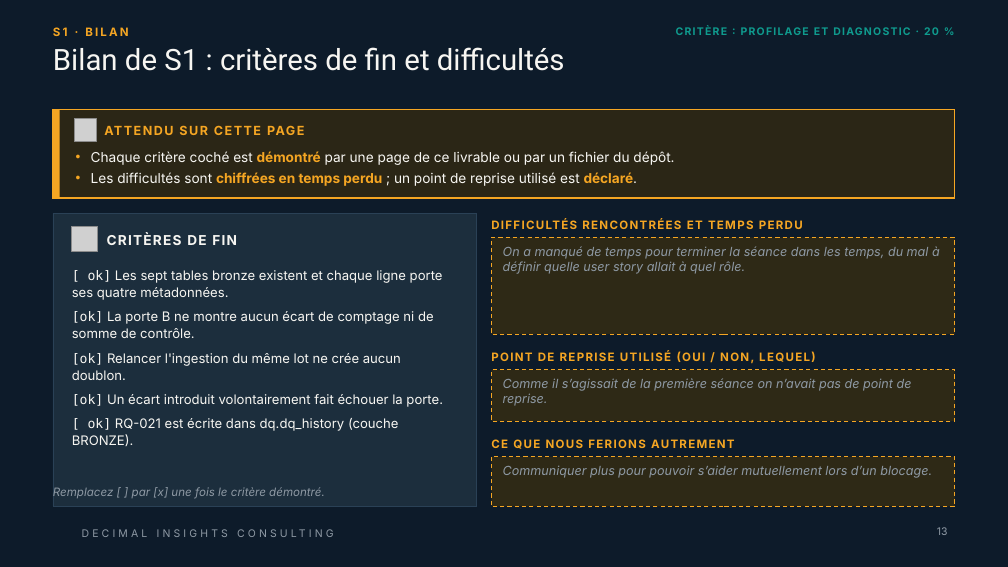
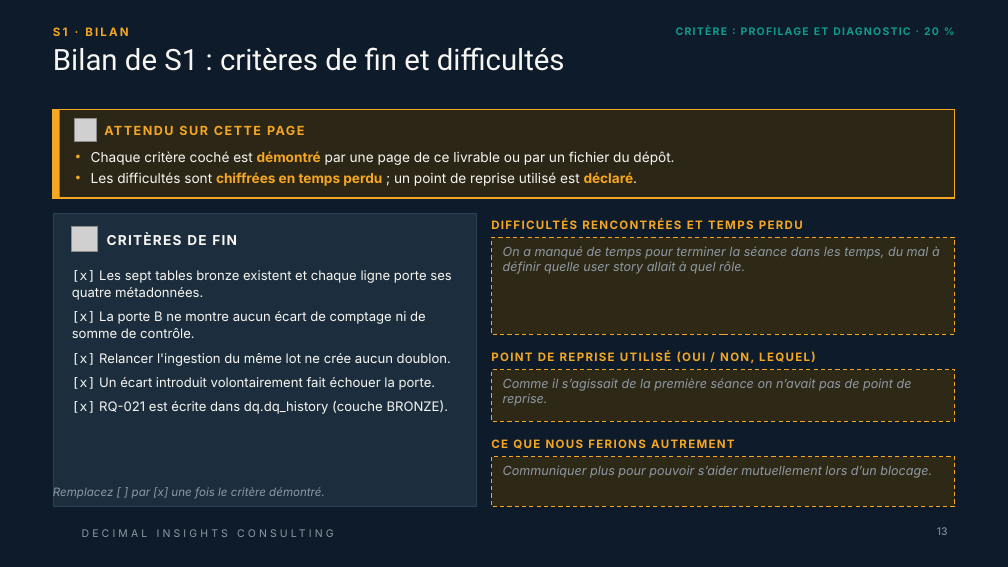
Before and after one commit to ruthabebeneg/td-qualite-g02, a slide deck: slide 13 of livrables/Livrable_Groupe_TD_AssurConnect.pptx. Drawn at 1008x567 pixels with LibreOffice and Linux fonts; fonts in the diff are those of the drawing; grey boxes stand for pictures; background and template pictures are left out. Boxes give left, top, right and bottom in pixels: in the first picture for what was removed or moved away, otherwise in the second. Text is boxed around its words. In the diff, an @@ line names an element or a change of style, - is before the commit and + after.

```diff
--- a/livrables/Livrable_Groupe_TD_AssurConnect.pptx
+++ b/livrables/Livrable_Groupe_TD_AssurConnect.pptx
@@ text at [72, 270, 451, 414]: text changed @@
-[ ok] Les sept tables bronze existent et chaque ligne porte ses quatre métadonnées.
-[ok] La porte B ne montre aucun écart de comptage ni de somme de contrôle.
-[ok] Relancer l'ingestion du même lot ne crée aucun doublon.
-[ok] Un écart introduit volontairement fait échouer la porte.
-[ ok] RQ-021 est écrite dans dq.dq_history (couche BRONZE).
+[x] Les sept tables bronze existent et chaque ligne porte ses quatre métadonnées.
+[x] La porte B ne montre aucun écart de comptage ni de somme de contrôle.
+[x] Relancer l'ingestion du même lot ne crée aucun doublon.
+[x] Un écart introduit volontairement fait échouer la porte.
+[x] RQ-021 est écrite dans dq.dq_history (couche BRONZE).
```
Also in this commit, not shown: 6 other slides changed.
